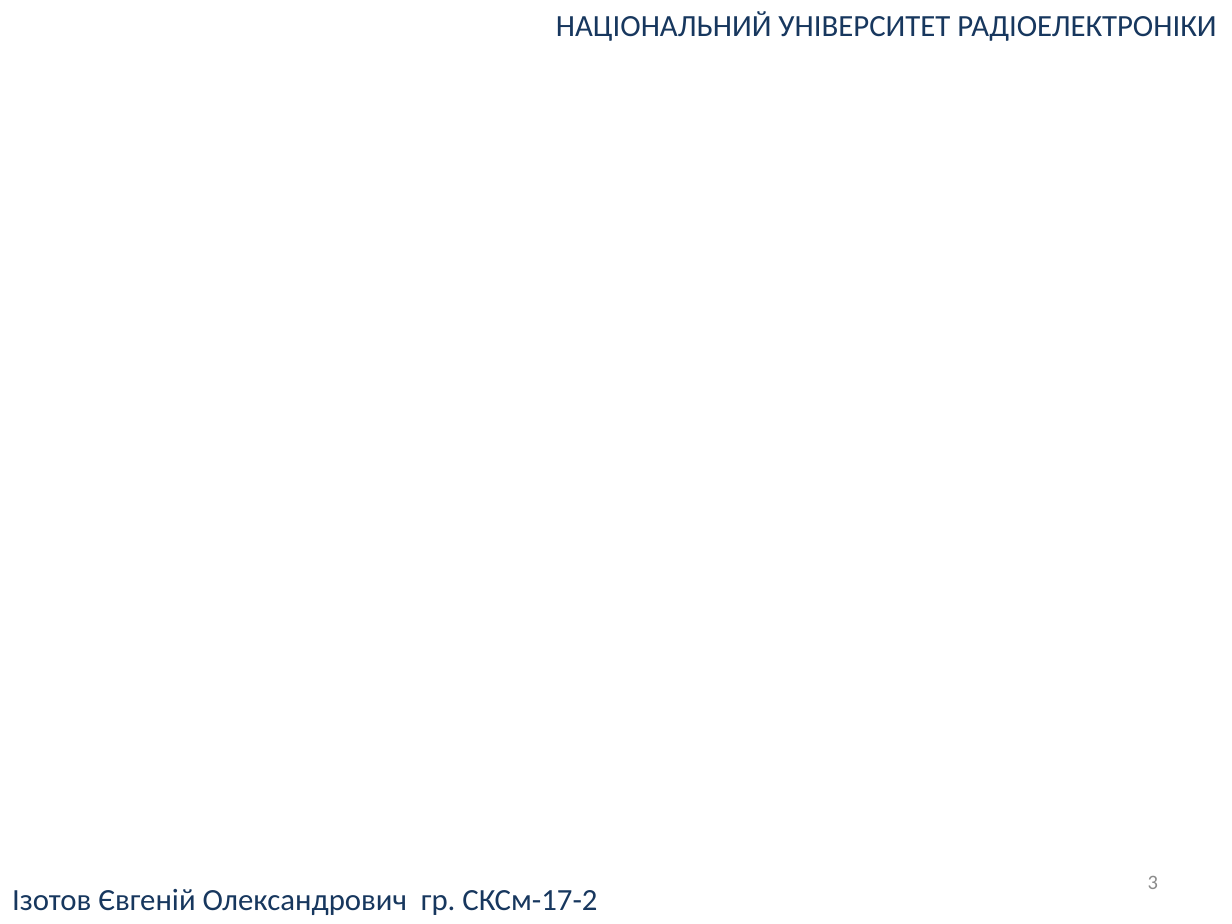
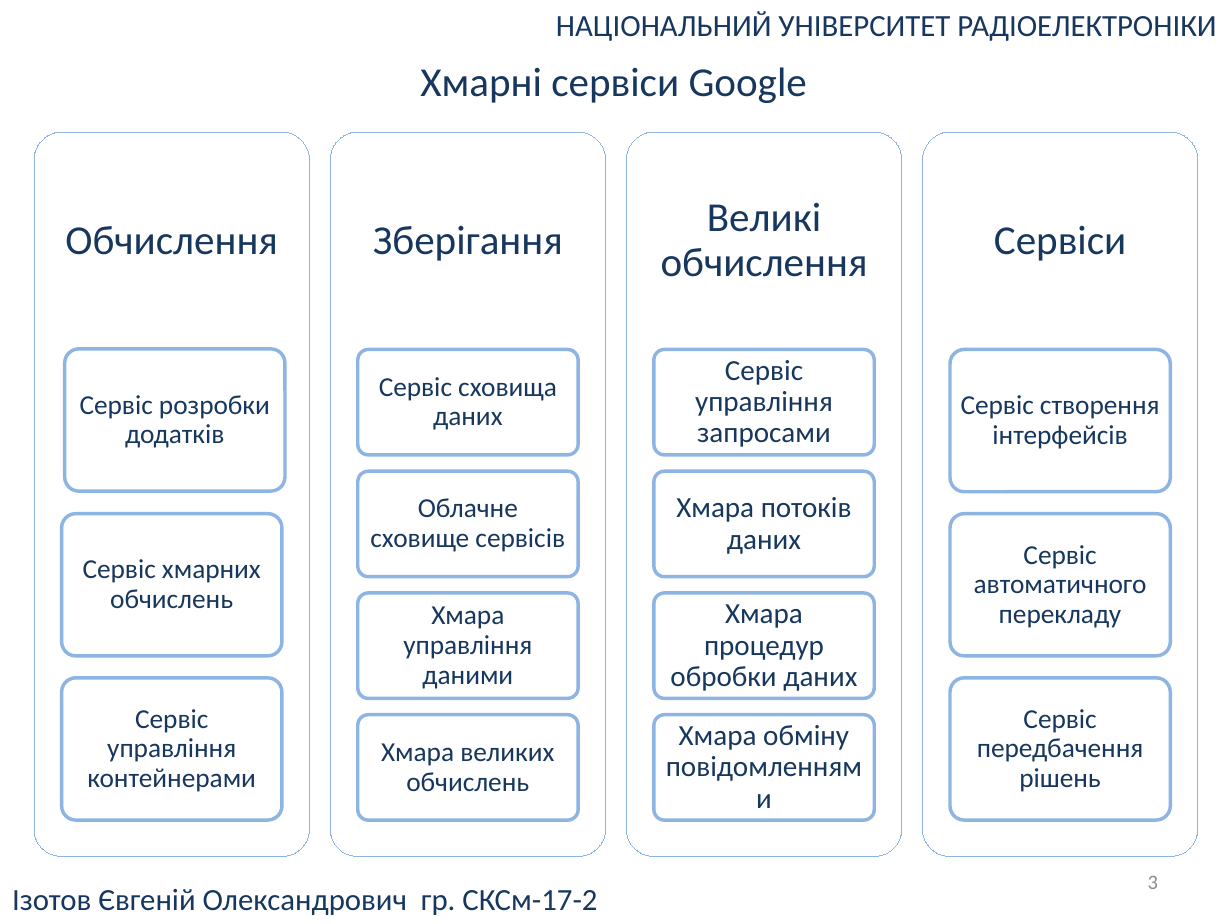
Before and after one commit to UdgineIzotov/diplom-doc, a slide deck: slide 3 of root/Презентация.pptx. Drawn at 1232x924 pixels with LibreOffice and Linux fonts; fonts in the diff are those of the drawing. Boxes give left, top, right and bottom in pixels: in the first picture for what was removed or moved away, otherwise in the second. Text is boxed around its words. In the diff, an @@ line names an element or a change of style, - is before the commit and + after.

```diff
--- a/root/Презентация.pptx
+++ b/root/Презентация.pptx
@@ text added at (420, 67, 807, 103), 24 pt, text #17375E @@
+Хмарні сервіси Google
@@ group added at (34, 132, 1199, 856): 18 rounded rectangles, 18 texts @@
+Обчислення
+Сервіс розробки додатків
+Сервіс хмарних обчислень
+Сервіс управління контейнерами
+Зберігання
+Сервіс сховища даних
+Облачне сховище сервісів
+Хмара управління даними
+Хмара великих обчислень
+Великі обчислення
+Сервіс управління запросами
+Хмара потоків даних
+Хмара процедур обробки даних
+Хмара обміну повідомленнями
+Сервіси
+Сервіс створення інтерфейсів
+Сервіс автоматичного перекладу
+Сервіс передбачення рішень
```
Also in this commit, not shown: 5 other slides changed, 3 other files.
